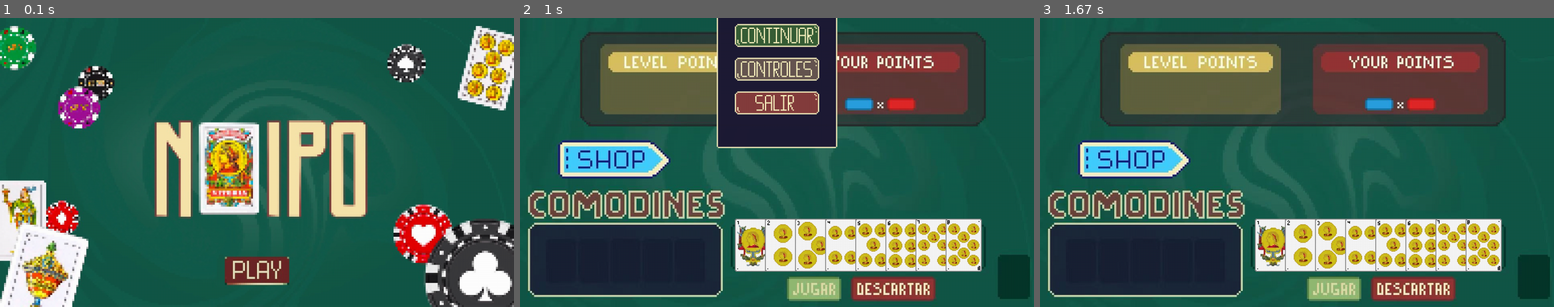
Above: before the commit, frames 1-3 (left to right).
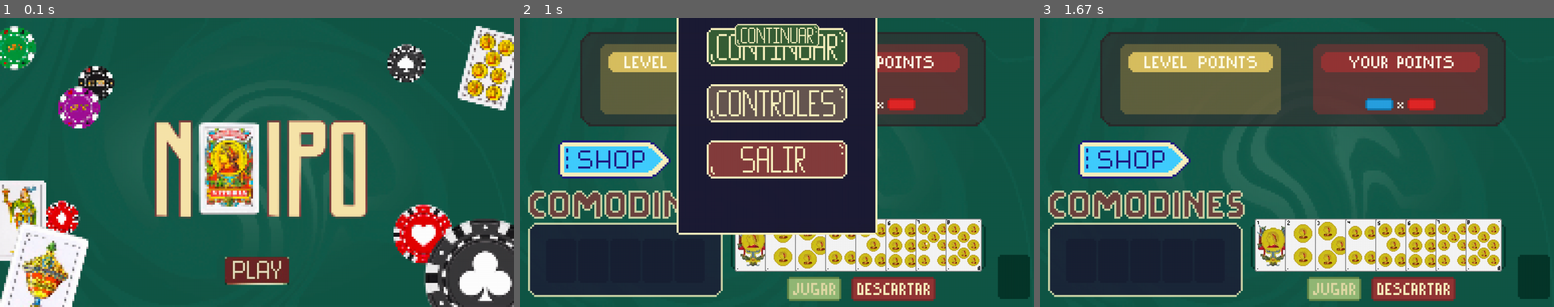
Above: after the commit, the same moments.

Repository: Hsandin7/Practica-TPA
Game: pygame game, started from main.py
The game is run twice, just before and just after one commit, with the same random seed, the same clock (stepped at 60 frames per second) and the same inputs.
Inputs (mouse positions are in pixels of both pictures, inside the frame that each line leads up to):
- Up to frame 1 (0.1 s): no input
- Up to frame 2 (1 s): click (777, 269) at 0.38 s; hold Esc from 0.67 s (still down); move the mouse to (777, 182) at 0.7 s
- Up to frame 3 (1.67 s): release Esc at 1.13 s; click (1297, 35) at 1.22 s; click (1297, 269) at 1.55 s

The runs differ from the first frame. In frame 1, 0.9% of the frame differs, in the area x 0-100%, y 3-100%; in frame 2, 26%, in the area x 1-91%, y 0-99%; in frame 3, 1.4%.

Commit message:
Mejorado calidad imágenes y añadido Juego.py

Diff:
--- /dev/null
+++ b/Clases/juego.py
@@ -0,0 +1,3 @@
+class Juego:
+    def __init__(self):
+        pass
--- a/main.py
+++ b/main.py
@@ -19,7 +19,7 @@
 
 # Imágenes de fondo
 menu_principal = pygame.image.load("Graficos/Menu_principal.png")
-menu_juego = pygame.image.load("Graficos/Menú_Juego.jpg")
+menu_juego = pygame.image.load("Graficos/Menú_Juego.png")
 menu_salir = pygame.image.load("Graficos/Control_Salida.png").convert_alpha()
 
 # Clases Boton
@@ -69,7 +69,7 @@
 
     # --- Página de salida ---
     elif pagina_actual == 2:
-        screen.blit(menu_salir, (screen_width/2 - menu_salir.get_width()/2,0))
+        screen.blit(menu_salir, (0,0))
         boton_continuar.dibujar(screen)
 
         if boton_continuar.detectar_click(eventos):
--- a/temporal.py
+++ b/temporal.py
@@ -1,76 +1,43 @@
-# from Clases.jugador import Jugador
-from Clases.carta import Carta
-from Clases.boton import Boton
 import pygame
 import sys
 
-# Inicializar pygame
+# Inicializar Pygame
 pygame.init()
 
-# VARIABLES
-ancho_pantalla = 1280
-alto_pantalla = 720
-pagina_actual = 0       # Páginas: 0: Menú principal, 1: Juego, 2: Salir
+# Configurar ventana
+ANCHO, ALTO = 800, 600
+ventana = pygame.display.set_mode((ANCHO, ALTO))
+pygame.display.set_caption("Demo de transparencia")
 
-# Configuración de la ventana
-screen = pygame.display.set_mode((ancho_pantalla, alto_pantalla))
-pygame.display.set_caption("Naipo")
+# Cargar imágenes
+fondo = pygame.image.load("Graficos/Menú_Juego.jpg") #.convert()  # Fondo sin transparencia
+superior = pygame.image.load("Graficos/Control_Salida.PNG").convert_alpha()  # Con canal alpha
+
+# Escalar imágenes al tamaño de la ventana (opcional)
+# fondo = pygame.transform.scale(fondo, (0,0))
+# superior = pygame.transform.scale(superior, (0,0))
+
+# # Crear una versión translúcida del sprite superior
+# superior_translucida = superior.copy()
+# superior_translucida.set_alpha(255)  # 0 = invisible, 255 = opaco
+
+# Posición del sprite superior
+# x, y = (ANCHO - superior.get_width()) // 2, (ALTO - superior.get_height()) // 2
+
+# Bucle principal
 clock = pygame.time.Clock()
-
-# --- IMÁGENES DE FONDO ---
-menu_principal = pygame.image.load("Graficos/Menu_principal.png")
-menu_juego = pygame.image.load("Graficos/Menú_Juego.jpg")
-menu_salir = pygame.image.load("Graficos/Control_Salida.PNG")
-
-# --- BOTONES ---
-boton_play = Boton("Graficos/play.jpg", (559, 595))
-boton_continuar = Boton("Graficos/Boton_Cont.PNG", (266, 52))
-
-# --- CARTAS (solo para testeo visual) ---
-cartas = []
-pos_inicial_x = 535
-for i in range(8):
-    cartas.append(Carta(i + 1, "o"))
-    cartas[i].asignar_posicion(pos_inicial_x + 75 * i, 500)
-
-# --- BUCLE PRINCIPAL ---
 while True:
-    eventos = pygame.event.get()
-
-    for event in eventos:
-        if event.type == pygame.QUIT:
+    for evento in pygame.event.get():
+        if evento.type == pygame.QUIT:
             pygame.quit()
             sys.exit()
 
-        # --- Detectar tecla ESC solo en la página de juego ---
-        if pagina_actual == 1 and event.type == pygame.KEYDOWN and event.key == pygame.K_ESCAPE:
-            pagina_actual = 2  # Ir al menú de salida
+    # Dibujar fondo
+    ventana.blit(fondo, (0, 0))
 
-    # --- PÁGINA PRINCIPAL ---
-    if pagina_actual == 0:
-        screen.blit(menu_principal, (0, 0))
-        boton_play.dibujar(screen)
+    # Dibujar imagen translúcida encima
+    ventana.blit(superior, (0, 0))
 
-        if boton_play.detectar_click(eventos):
-            print("¡Has pulsado PLAY!")
-            pagina_actual = 1
-
-    # --- PÁGINA DEL JUEGO ---
-    elif pagina_actual == 1:
-        screen.blit(menu_juego, (0, 0))
-
-        # Mostrar cartas (solo test)
-        for carta in cartas:
-            carta.mostrar(screen)
-
-    # --- PÁGINA DE SALIDA ---
-    elif pagina_actual == 2:
-        screen.blit(menu_salir, (550, 0))
-        boton_continuar.dibujar(screen)
-
-        if boton_continuar.detectar_click(eventos):
-            pagina_actual = 0
-
-    # --- ACTUALIZAR PANTALLA ---
+    # Actualizar pantalla
     pygame.display.flip()
     clock.tick(60)
Binary file changed: Graficos/Control_Salida.PNG
Binary file changed: Graficos/Menu_principal.png
Binary file removed: Graficos/Menú_Juego.jpg
Binary file added: Graficos/Menú_Juego.png
